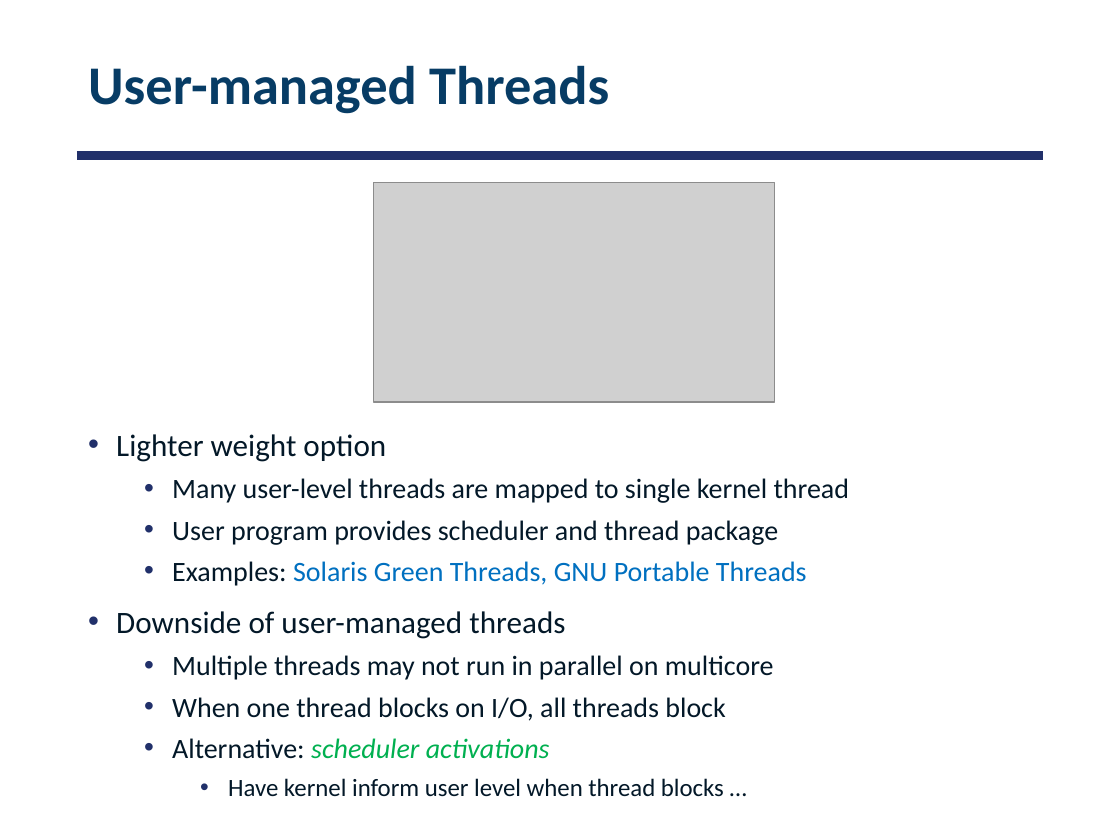
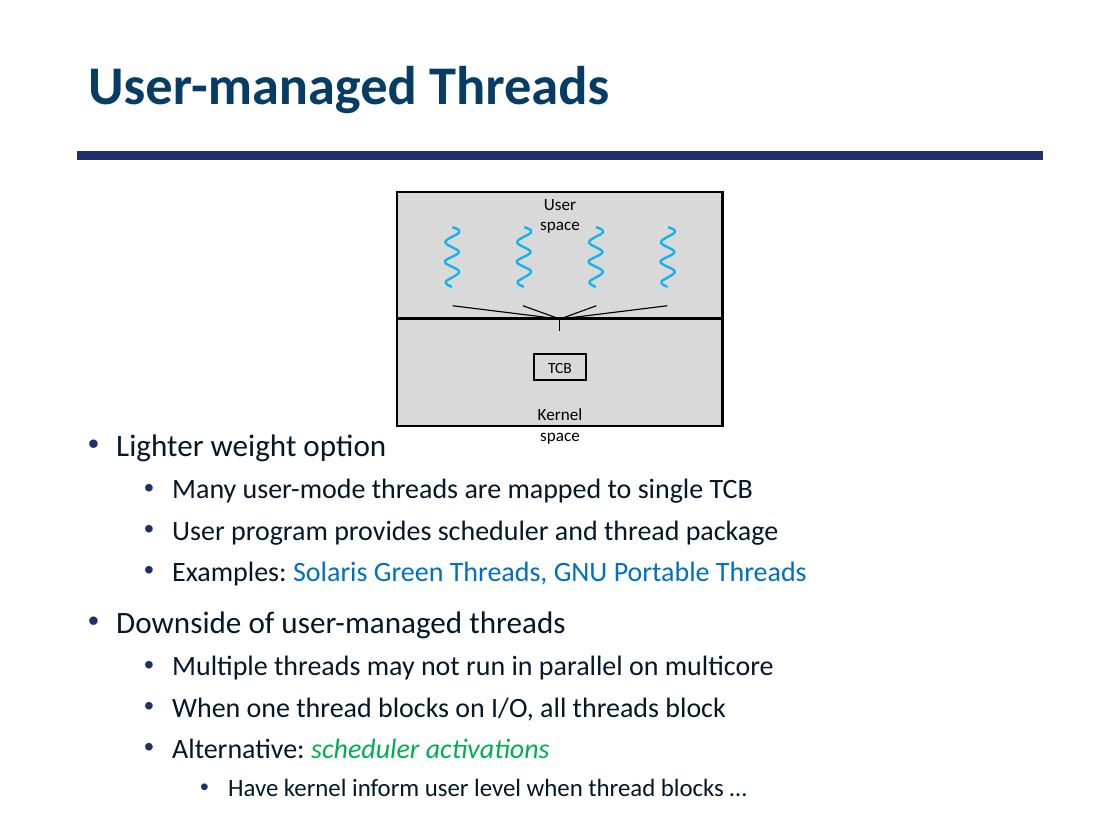
Before and after one commit to smajidzahedi/ECE350, a slide deck: slide 22 of Lectures/03-multithreaded.pptx. Drawn at 1120x840 pixels with LibreOffice and Linux fonts; fonts in the diff are those of the drawing; grey boxes stand for pictures. Boxes give left, top, right and bottom in pixels: in the first picture for what was removed or moved away, otherwise in the second. Text is boxed around its words. In the diff, an @@ line names an element or a change of style, - is before the commit and + after.

Commit message:
fixed slides on kernel vs user-managed threads

```diff
--- a/Lectures/03-multithreaded.pptx
+++ b/Lectures/03-multithreaded.pptx
@@ picture removed at bbox=[374, 183, 775, 402] @@
@@ line added from (560, 332) to (560, 318), #000000 0.75 pt @@
@@ group added at bbox=[398, 193, 722, 444]: 5 lines, 4 freeform shapes, 2 rectangles, 2 texts @@
+User space
+Kernel space
+TCB
@@ text at bbox=[172, 478, 753, 503]: text changed @@
-  • Many user-level threads are mapped to single kernel thread
+  • Many user-mode threads are mapped to single TCB
```
Also in this commit, not shown: 1 other slide changed, 1 other file.
